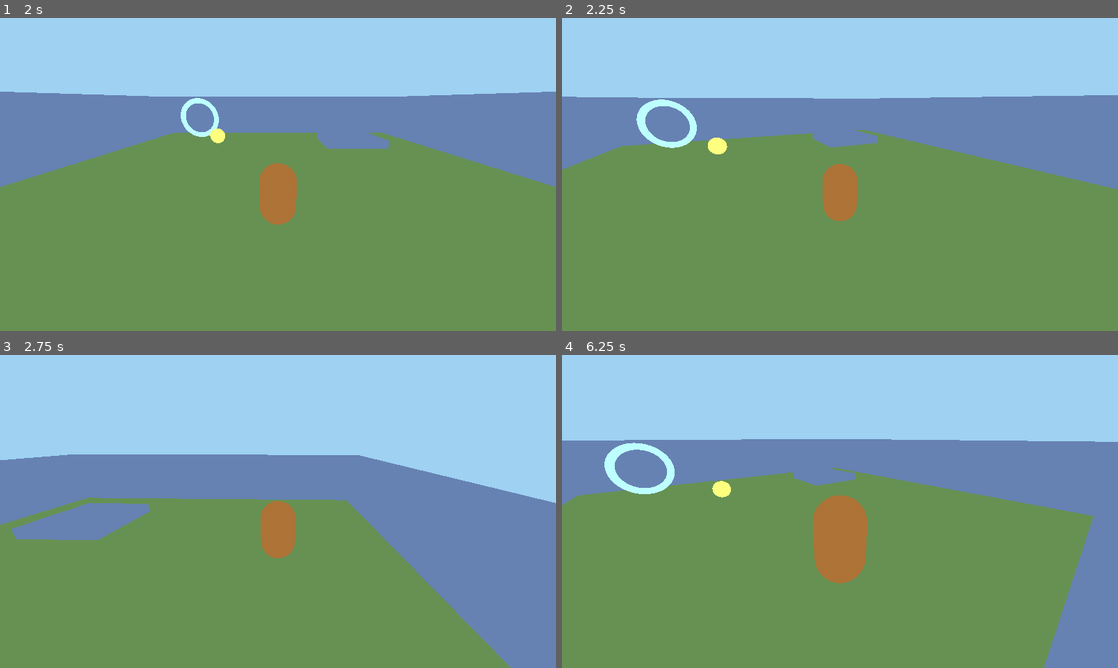
Above: before the commit, frames 1-4 (two rows, left to right).
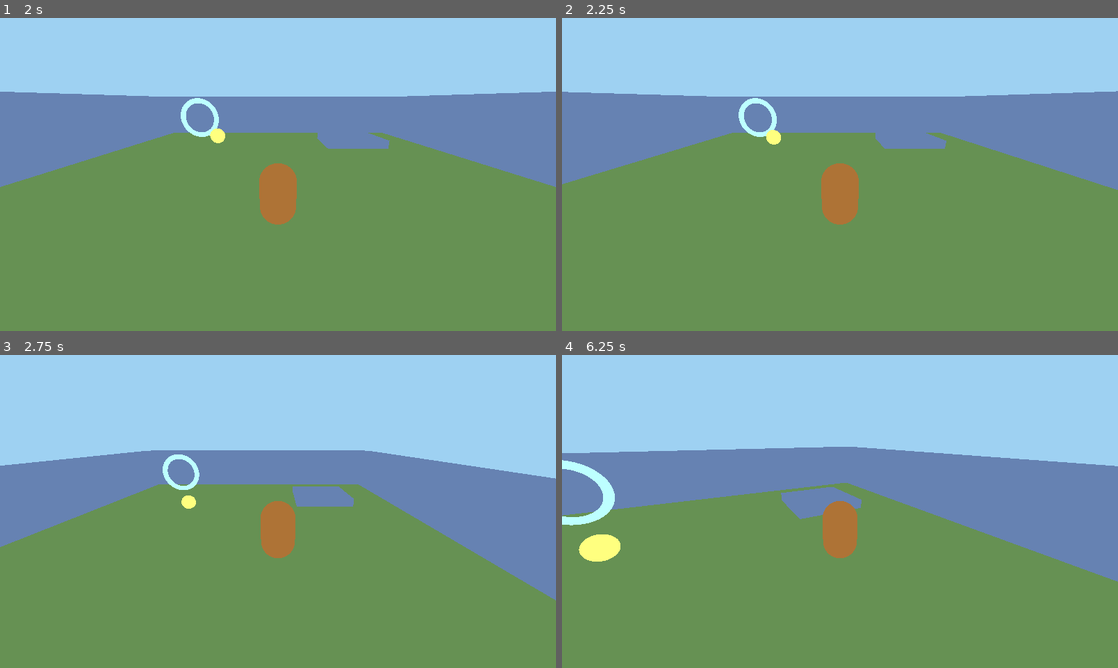
Above: after the commit, the same moments.

Repository: Euraika-Labs/Project-Camiel
Game: Godot game, scene res://scenes/title_screen.tscn
Same seed, same stepped clock (60 frames per second), same inputs: the game is played once before the commit and once after it.
Inputs (mouse positions are in pixels of both pictures, inside the frame that each line leads up to):
- Up to frame 1 (2 s): click (278, 199) at 0.5 s; click (278, 96) at 1.25 s
- Up to frame 2 (2.25 s): tap Enter (ui_accept) at 2 s; move the mouse to (962, 158) at 2.02 s; hold D (move_right) from 2.03 s (still down); click (962, 158) at 2.17 s
- Up to frame 3 (2.75 s): keep holding D (move_right); tap Space (jump) at 2.27 s
- Up to frame 4 (6.25 s): move the mouse to (728, 527) at 2.77 s; release D (move_right) at 2.78 s; hold S (move_back) 2.78-3.53 s; tap Space (jump) at 3.02, 4.52, 5.27, 6.02 s; move the mouse to (895, 442) at 3.52 s; hold D (move_right) 3.53-4.28 s; move the mouse to (812, 574) at 4.27 s; hold W (move_forward) 4.28-5.03 s; click (812, 574) at 4.42 s; move the mouse to (1006, 558) at 5.02 s; hold A (move_left) from 5.03 s (still down); move the mouse to (673, 464) at 5.77 s

Frame 1 is identical in both runs. In frame 2, 4.6% of the frame differs, in the area x 0-100%, y 23-66%; in frame 3, 14%; in frame 4, 18%, in the area x 0-100%, y 26-100%.

Commit message:
fix(steering): ship camera-relative, and pin the shipped default in the probe
The D-11 playtest switched steering to turn-and-walk; the later instruction
was to keep camera-relative, and the default had never been moved back.

The deeper problem was that nothing would have caught it either way. Every
steering case in probe_camiel_movement.gd assigns steering_mode itself before
driving Camiel, so both modes were covered and the shipped choice was not --
the one value a child actually plays with was the only one no check asserted.

The new steering_default case reads the property off a detached camiel.tscn
instance. Detached on purpose: _ready() applies OS.get_cmdline_user_args(), so
an in-tree read could be overwritten by the very argument under test and pass
for the wrong reason. Reading the instantiated scene also covers a .tscn
override, which a check against the script literal would miss.

Verified RED by restoring the turn_and_walk default (failed at the new case,
for the right reason) before going green.

Co-Authored-By: Claude Opus 5 (1M context) <noreply@anthropic.com>

Diff:
--- a/scripts/camiel_controller.gd
+++ b/scripts/camiel_controller.gd
@@ -9,7 +9,13 @@
 
 enum SteeringMode { CAMERA_RELATIVE, TURN_AND_WALK }
 
-@export var steering_mode: SteeringMode = SteeringMode.TURN_AND_WALK
+# Camera-relative is the shipped steering mode: the stick direction is the
+# direction Camiel goes, which is what a five-year-old expects from a pad.
+# Turn-and-walk stays available behind --steering=turn_and_walk because it is
+# easier for a child who steers with two hands on a keyboard, but it is not the
+# default. probe_camiel_movement.gd's steering_default case pins this value, so
+# it cannot drift back silently -- it already did once.
+@export var steering_mode: SteeringMode = SteeringMode.CAMERA_RELATIVE
 @export var walk_speed := 2.5
 @export var acceleration := 12.0
 @export var deceleration := 16.0
--- a/scripts/tools/probe_camiel_movement.gd
+++ b/scripts/tools/probe_camiel_movement.gd
@@ -10,6 +10,7 @@
 extends SceneTree
 
 const MAX_TOTAL_FRAMES := 4200
+const CAMIEL_SCENE_PATH := "res://scenes/camiel.tscn"
 const TEST_SPACE_PATH := "res://scenes/test_space.tscn"
 const INTRO_LEVEL_PATH := "res://scenes/intro_level.tscn"
 const PORTABLE_SCENES := [TEST_SPACE_PATH, INTRO_LEVEL_PATH]
@@ -78,8 +79,44 @@
 	if _failed:
 		return
 
+	await _case_steering_default()
+	if _failed:
+		return
+
 	print("Camiel movement probe passed.")
 	quit(0)
+
+
+## Pins the steering mode the game actually ships with.
+##
+## Every other steering case in this probe assigns `steering_mode` itself before
+## driving Camiel, so all of them pass under either default -- which meant the
+## one value the child plays with was the only one nothing checked, and it had
+## already drifted to turn_and_walk once without anything going red.
+##
+## The instance is deliberately left OUT of the tree. `_ready()` calls
+## `apply_steering_arguments(OS.get_cmdline_user_args())`, so a probe run with
+## `--steering=...` on the command line would otherwise overwrite the very value
+## under test and report a pass for the wrong reason. Reading the property on a
+## detached instance also covers a `.tscn` override, which a check against the
+## script's literal would miss: whatever `camiel.tscn` serialises is what the
+## child gets.
+func _case_steering_default() -> void:
+	var case_name := "steering_default"
+	var packed: PackedScene = load(CAMIEL_SCENE_PATH)
+	if packed == null:
+		_fail(case_name, "could not load %s" % CAMIEL_SCENE_PATH)
+		return
+
+	var detached: Node = packed.instantiate()
+	var shipped: int = detached.steering_mode
+	detached.free()
+
+	if shipped != STEERING_CAMERA_RELATIVE:
+		_fail(case_name, "%s ships steering_mode %d, expected %d (camera-relative)" % [CAMIEL_SCENE_PATH, shipped, STEERING_CAMERA_RELATIVE])
+		return
+
+	_pass(case_name)
 
 
 func _load_scene(path: String, default_spawn: Vector3) -> bool:
